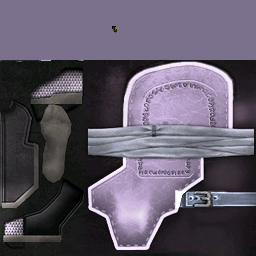
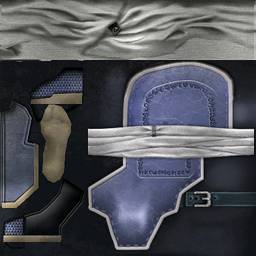
Layered file, before and after one edit (256 x 256). Changes by layer:
renamed "05" to "06", hid the group it (5 layers) over [0, 0, 256, 256]
added layer "01" above "Background" over [0, 0, 256, 256]
